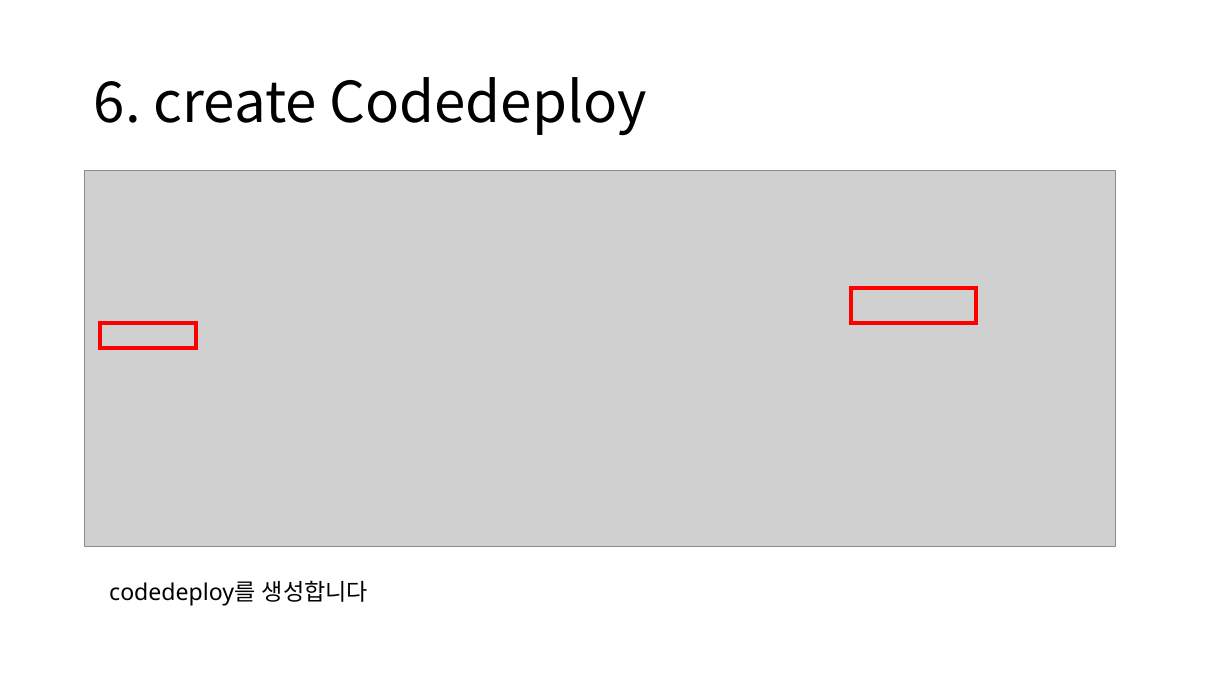
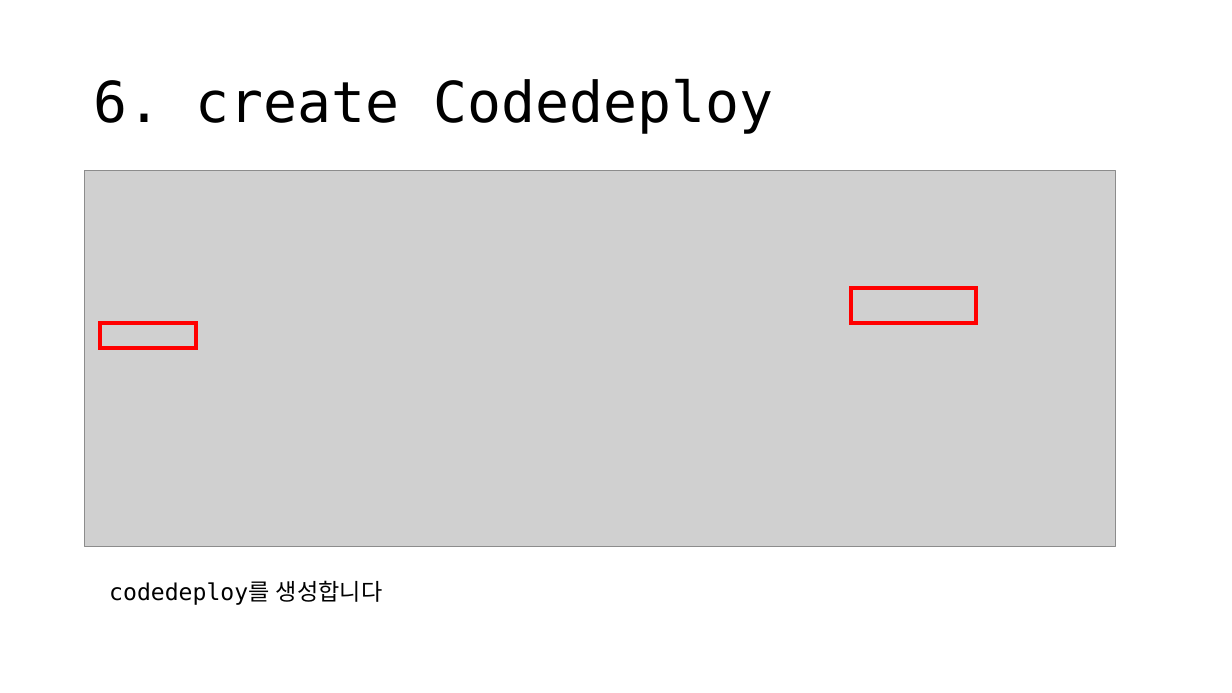
Before and after one commit to Ujin28/ssossotable-team-study, a slide deck: slide 18 of CI-CD/CI-CD.pptx. Drawn at 1232x693 pixels with LibreOffice and Linux fonts; fonts in the diff are those of the drawing; grey boxes stand for pictures. Boxes give left, top, right and bottom in pixels: in the first picture for what was removed or moved away, otherwise in the second. Text is boxed around its words. In the diff, an @@ line names an element or a change of style, - is before the commit and + after.

```diff
--- a/CI-CD/CI-CD.pptx
+++ b/CI-CD/CI-CD.pptx
@@ title "6. create Codedeploy" at <box>94,78,774,134</box>: font Noto Sans CJK KR to DejaVu Sans Mono @@
@@ text "codedeploy를 생성합니다" at <box>109,580,382,605</box>: font Noto Sans to DejaVu Sans Mono @@
```
Also in this commit, not shown: 42 other slides changed, 1 slide removed, 1 other file.
